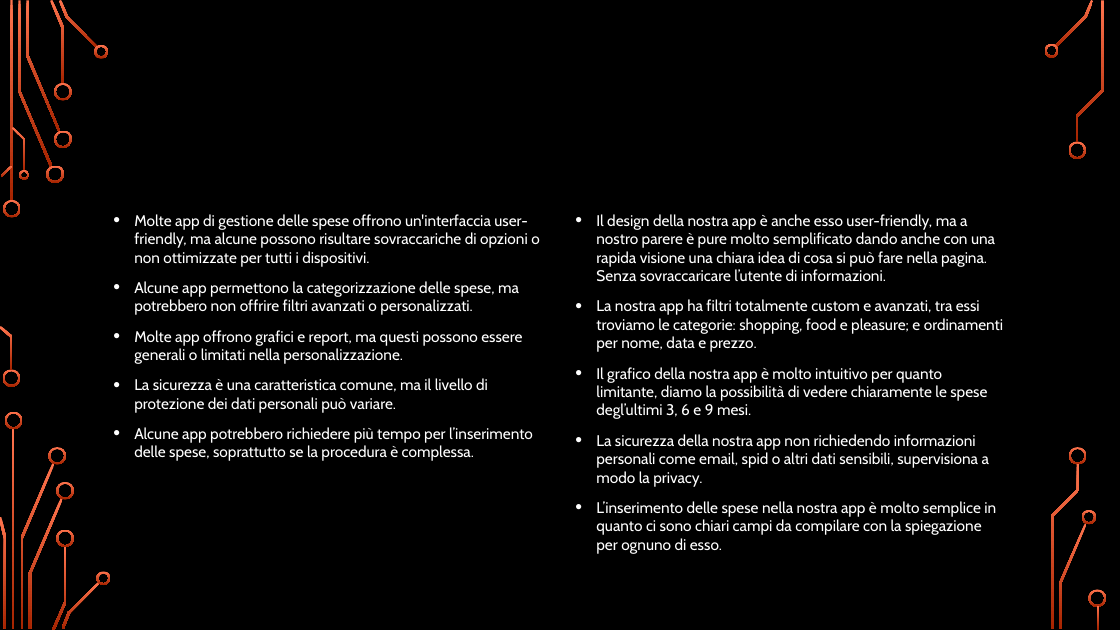
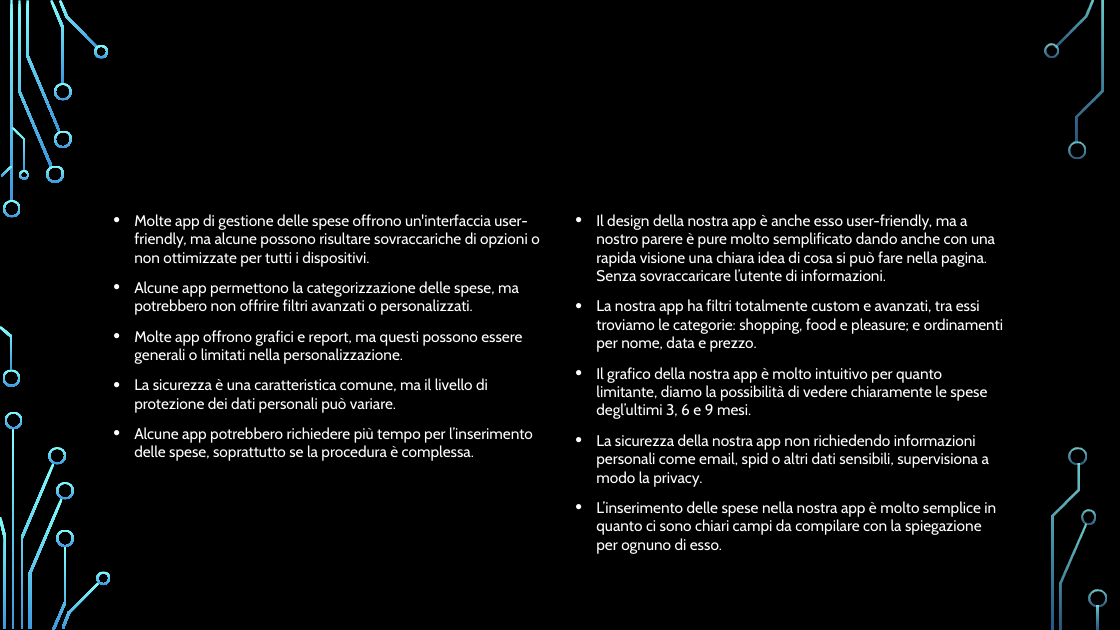
Before and after one commit to Lucavvi/TrackYourExpenses, a slide deck: slide 4 of Track Your Expenses.pptx. Drawn at 1120x630 pixels with LibreOffice and Linux fonts; fonts in the diff are those of the drawing; background and template pictures are left out. Boxes give left, top, right and bottom in pixels: in the first picture for what was removed or moved away, otherwise in the second. Text is boxed around its words. In the diff, an @@ line names an element or a change of style, - is before the commit and + after.

```diff
--- a/Track Your Expenses.pptx
+++ b/Track Your Expenses.pptx
@@ fill gradient #FF744E to #A62400 to gradient #82FFFF to #3D97DE in 36 elements at [3,200,21,218], [3,370,20,387], [18,1,52,167], [46,166,64,183], [26,1,60,132], [50,0,65,84], [54,130,71,148], [54,83,71,101], [59,0,97,49], [94,45,109,58], [1,166,13,177], [0,326,13,371], [12,127,25,171], [18,170,29,180], [13,429,15,629], [20,463,54,628], [5,412,23,429], [0,517,6,628], [49,447,66,465], [29,498,63,629], [52,546,66,630], [56,482,74,500], [56,529,74,547], [61,581,100,629], [97,571,111,585], [1055,0,1094,47], [1044,44,1059,58], [1069,141,1086,159], [1060,523,1087,629], [1082,510,1096,524], [1076,1,1104,143], [1070,447,1087,465], [1051,464,1080,629], [1089,590,1107,607], [1097,606,1100,629], [10,1,13,202] @@
```
Also in this commit, not shown: 5 other slides changed, 1 other file.
